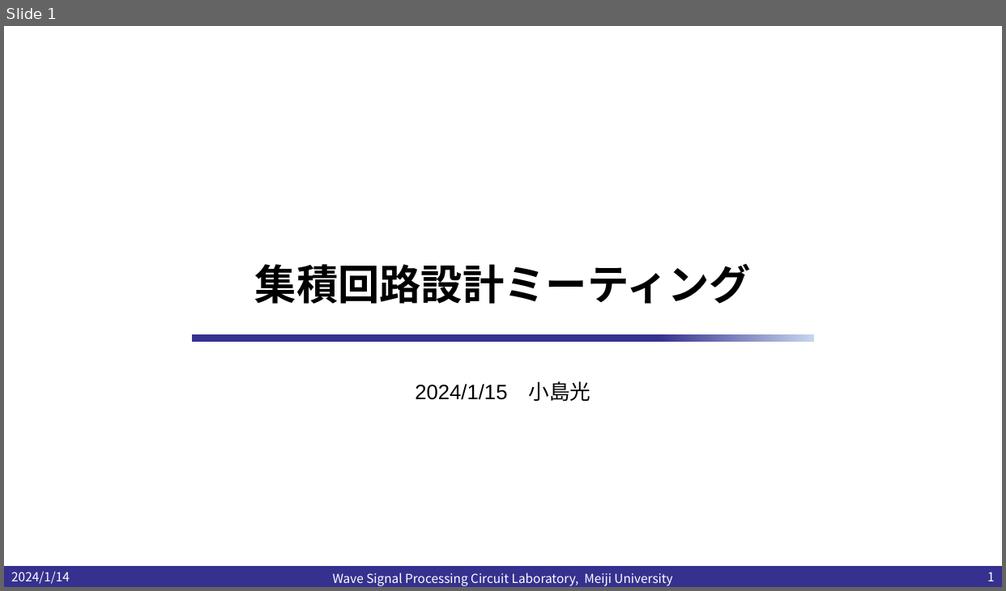
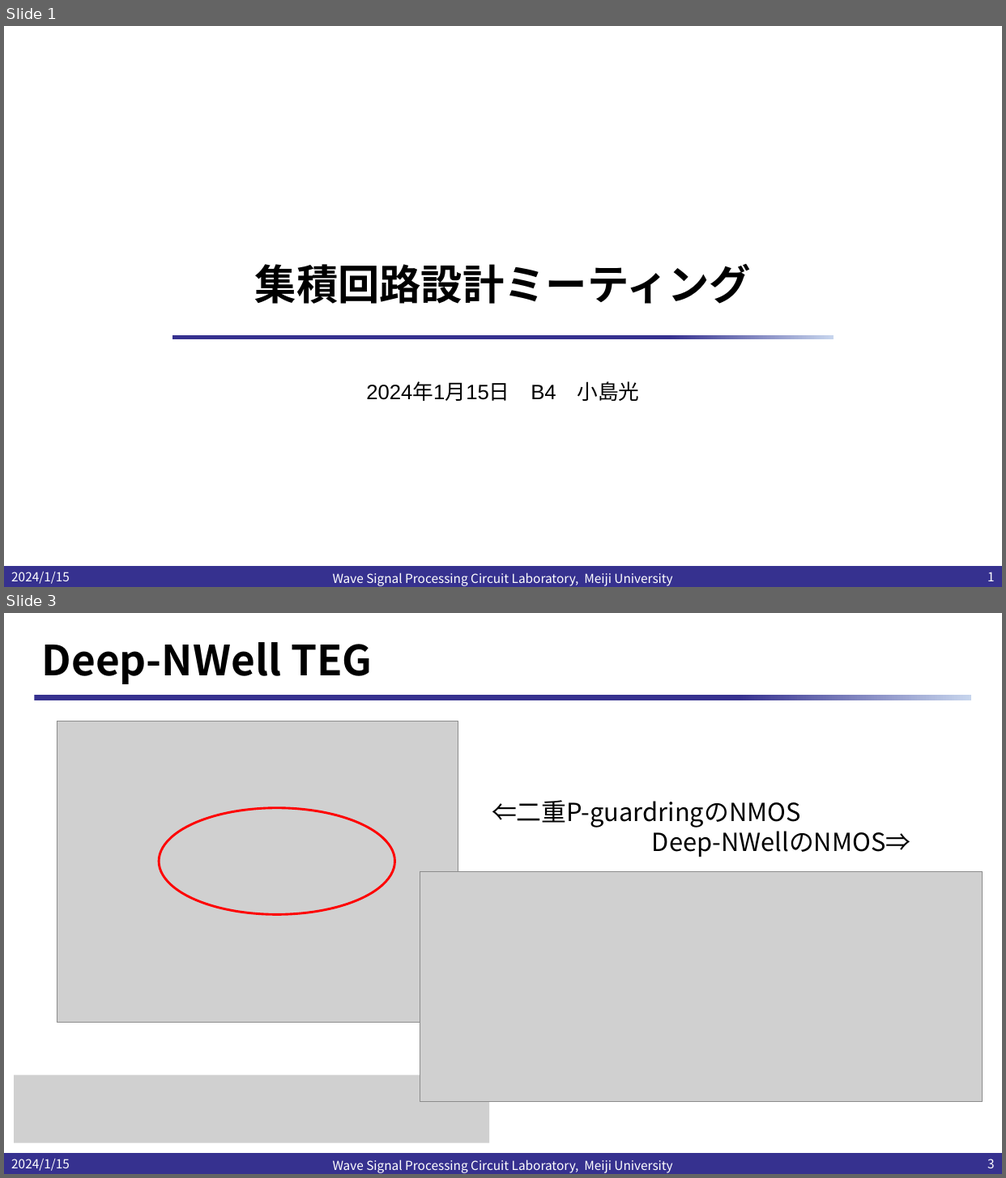
Before and after one commit to kjm-desktop10400/reserch, a slide deck: folded_gilbert/試作/20240115/集積回路設計ミーティング.pptx. Shown one above the other, each under a label of ours: slide 1 before the commit, slides 1 and 3 after it; the slides between them are not shown. The pictures are 1006x591 and 1006x1178 pixels, drawn with LibreOffice and Linux fonts; fonts in the diff are those of the drawing; grey boxes stand for pictures; background and template pictures are left out. Boxes give left, top, right and bottom in pixels: in the first picture for what was removed or moved away, otherwise in the second. Text is boxed around its words. In the diff, an @@ line names an element or a change of style, - is before the commit and + after.

```diff
--- a/folded_gilbert/試作/20240115/集積回路設計ミーティング.pptx
+++ b/folded_gilbert/試作/20240115/集積回路設計ミーティング.pptx
@@ slide 3 added at [4, 613, 1002, 1174], background #FFFFFF; not listed: 1 template element that a slide beside it also shows @@
@@ title added at [42, 642, 372, 684], 40 pt, text #000000, bold @@
+Deep-NWell TEG
@@ rectangle added at [35, 695, 972, 700], fill gradient #36318F to #C7D5ED @@
@@ picture added at [57, 721, 458, 1022] @@
@@ text added at [492, 800, 910, 857], 24 pt, text #000000 @@
+⇐二重P-guardringのNMOS
+Deep-NWellのNMOS⇒
@@ ellipse added at [159, 808, 394, 914], outline #FF0000 2.25 pt @@
@@ picture added at [420, 872, 982, 1102] @@
@@ picture added at [14, 1076, 489, 1144] @@
@@ text added at [11, 1158, 70, 1171], 12 pt, text #FFFFFF @@
+2024/1/15
@@ text added at [333, 1160, 672, 1174], 12 pt, text #FFFFFF @@
+Wave Signal Processing Circuit Laboratory, Meiji University
@@ page number added at [987, 1159, 995, 1169], 12 pt, text #FFFFFF @@
+3
@@ slide 1 changed as well @@
@@ rectangle: place and size @@
-rectangle at [192, 335, 814, 341]
+rectangle at [172, 335, 834, 339]
@@ subtitle at [366, 382, 639, 401]: text changed @@
-2024/1/15 小島光
+2024年1月15日 B4 小島光
@@ text at [11, 571, 70, 584]: text changed @@
-2024/1/14
+2024/1/15
```
Also in this commit, not shown: 1 other slide changed, 5 other slides added, 13 other files.
